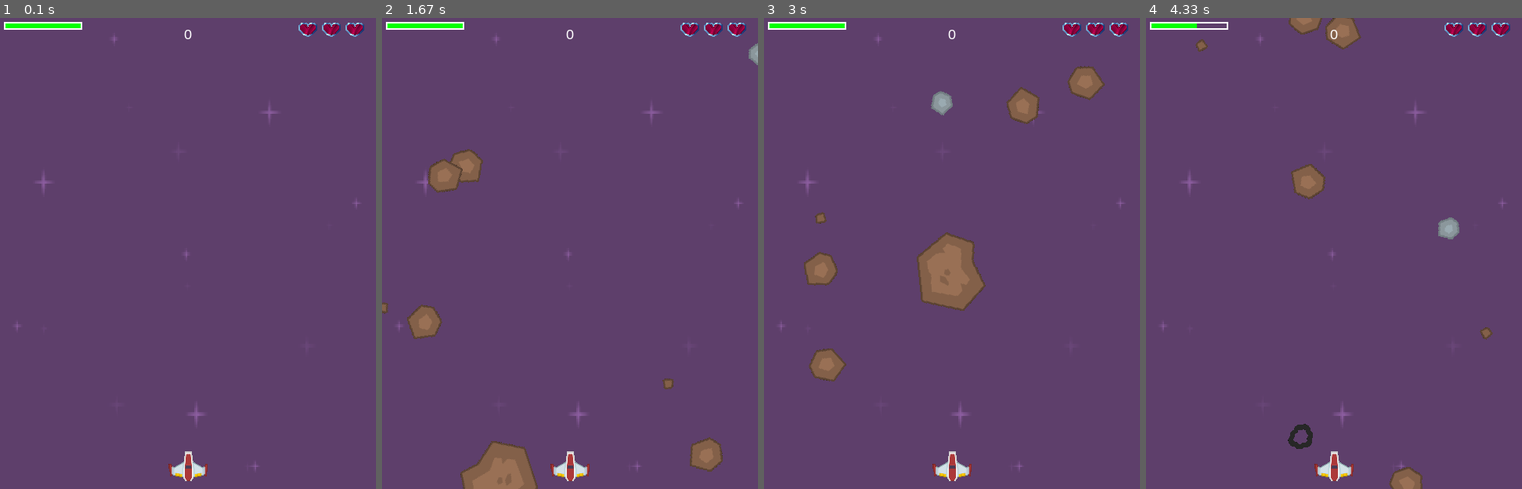
Above: before the commit, frames 1-4 (left to right).
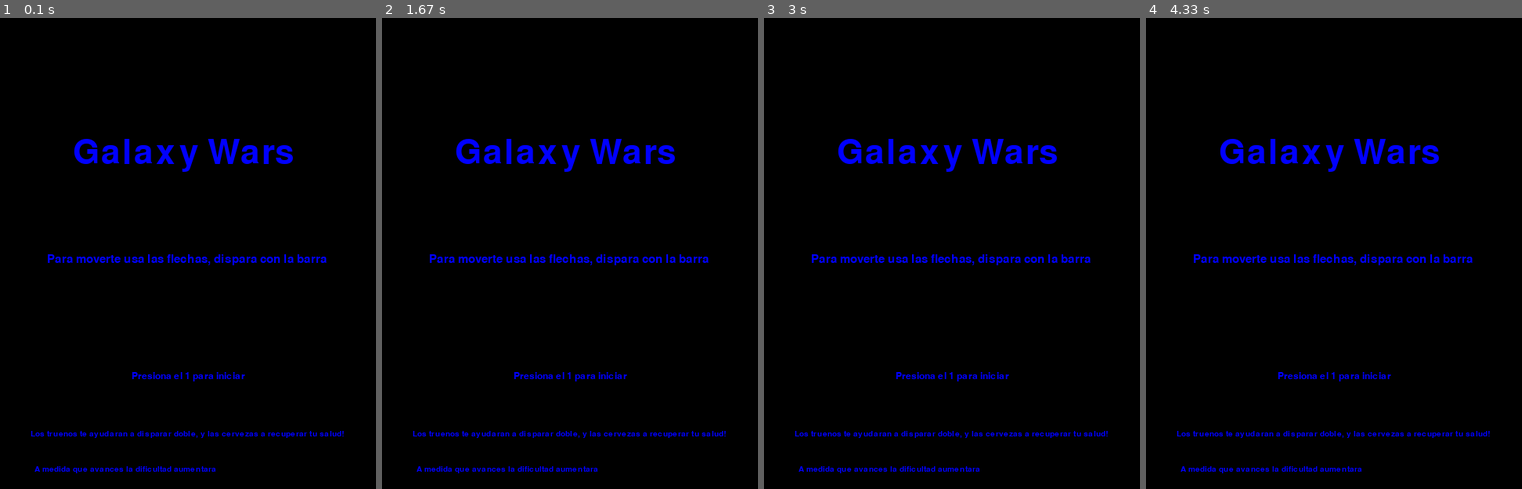
Above: after the commit, the same moments.

Repository: LucioTrucco/Seminario-Lenguajes
Game: pygame game, started from Pygame 2/Shoot.py
Same seed, same stepped clock (60 frames per second), same inputs: the game is played once before the commit and once after it.
Inputs:
- Up to frame 1 (0.1 s): no input
- Up to frame 2 (1.67 s): tap 1 at 0.33 s
- Up to frame 3 (3 s): no input
- Up to frame 4 (4.33 s): no input

The runs differ from the first frame. In frame 1, 100% of the frame differs, in the area x 0-100%, y 0-100%; in frame 2, 100%; in frame 3, 100%; in frame 4, 100%.

Commit message:
Agregado pantalla principal / final y efectos nuevos

Diff:
--- a/Pygame 2/Shoot.py
+++ b/Pygame 2/Shoot.py
@@ -23,15 +23,28 @@
 pygame.init()
 pygame.mixer.init()
 screen = pygame.display.set_mode((WIDTH, HEIGHT))
-pygame.display.set_caption("Shooter")
+pygame.display.set_caption("Galaxy Wars")
 clock = pygame.time.Clock()
 
 
 #Defino mi fuente para el SCORE
-font_name = pygame.font.match_font('Arial')
+font_name = pygame.font.match_font('Algerian')
+font_name2 = pygame.font.match_font ('Brodway')
 def draw_text (surf,text,size,x,y):
+        font = pygame.font.Font(font_name2,size)
+        text_surface = font.render(text, True, WHITE)
+        text_rect = text_surface.get_rect()
+        text_rect.midtop = (x,y)
+        surf.blit  (text_surface, text_rect)
+def draw_text2 (surf,text,size,x,y):
         font = pygame.font.Font(font_name,size)
-        text_surface = font.render(text, True, WHITE)
+        text_surface = font.render(text, True, BLUE)
+        text_rect = text_surface.get_rect()
+        text_rect.midtop = (x,y)
+        surf.blit  (text_surface, text_rect)
+def draw_text3 (surf,text,size,x,y):
+        font = pygame.font.Font(font_name2,size)
+        text_surface = font.render(text, True, BLUE)
         text_rect = text_surface.get_rect()
         text_rect.midtop = (x,y)
         surf.blit  (text_surface, text_rect)
@@ -147,8 +160,8 @@
                 self.radius = int (self.rect.width *0.4)
                 self.rect.x = random.randrange (WIDTH - self.rect.width)
                 self.rect.y = random.randrange (-150, -100)
-                self.speedy = random.randrange (1,8)
-                self.speedx = random.randrange (-3,3)
+                self.speedy = random.randrange (2 + medidor_dif,15 + medidor_dif)
+                self.speedx = random.randrange (-2,2)
                 self.rot = 0
                 self.rot_speed = random.randrange(-8, 8)
                 self.last_update = pygame.time.get_ticks()
@@ -235,10 +248,40 @@
                 self.rectr = self.image.get_rect()
                 self.rect.center = center
 
+ # defino un metodo para la pantalla principal
+def show_screen():
+    if veces_jugado >= 1:
+        screen.blit(background2,background_rect)
+
+    draw_text2(screen, "Galaxy Wars ", 64, WIDTH/2, HEIGHT / 4 )
+    draw_text3(screen, "Para moverte usa las flechas, dispara con la barra ", 22, WIDTH/2, HEIGHT / 2 )
+    draw_text3(screen, "Presiona el 1 para iniciar", 18, WIDTH / 2, HEIGHT * 3 /4)
+    draw_text3(screen, "Los truenos te ayudaran a disparar doble, y las cervezas a recuperar tu salud! ", 15, WIDTH/2, HEIGHT * 3.5/ 4 )
+    draw_text3(screen, "A medida que avances la dificultad aumentara", 15, WIDTH/2 -80, HEIGHT * 3.8/ 4 )
+    if veces_jugado >= 1 :
+        lose_sound.play()
+        draw_text3(screen, "Maximo score: ", 18, WIDTH * 3/ 4, HEIGHT / 8)
+        draw_text3(screen, str(max_score), 18, WIDTH * 3 / 4 + 87, HEIGHT /8)
+
+    pygame.display.flip()
+    esperando_tecla = True
+    while esperando_tecla:
+        clock.tick (FPS)
+        keystate = pygame.key.get_pressed()
+        for event in pygame.event.get():
+            if event.type == pygame.QUIT:
+                pygame.quit()
+            if event.type == pygame.KEYUP :
+                if keystate[pygame.K_1] or keystate[pygame.K_KP1] :
+                    esperando_tecla = False
+                    pygame.mixer.music.play(-1)
+
 
 # Cargo los graficos del juego
 background = pygame.image.load(path.join(img_dir,"purple.png")).convert()
 background = pygame.transform.scale(background, (WIDTH, HEIGHT))
+background2 = pygame.image.load(path.join(img_dir, "background_2.jpg")).convert()
+background2 = pygame.transform.scale(background2, (WIDTH, HEIGHT))
 background_rect = background.get_rect()
 player_img = pygame.image.load(path.join(img_dir, "playerShip1_red.png")).convert()
 bullet_img = pygame.image.load(path.join(img_dir, "laserRed16.png")).convert()
@@ -275,6 +318,7 @@
 # Cargo los sonidos del juego
 shoot_sound = pygame.mixer.Sound(path.join(snd_dir, 'Disparo_copado.wav'))
 explosion_sound = pygame.mixer.Sound(path.join(snd_dir, 'Explosion_copada.wav'))
+lose_sound = pygame.mixer.Sound(path.join(snd_dir, 'Lose.wav'))
 muerte_sound = pygame.mixer.Sound(path.join(snd_dir, 'Muerte.wav'))
 shield_sound = pygame.mixer.Sound (path.join(snd_dir, 'Power1.wav'))
 power_sound = pygame.mixer.Sound (path.join(snd_dir, 'Power2.wav'))
@@ -283,25 +327,34 @@
 
 
 
-all_sprites = pygame.sprite.Group()
-mobs = pygame.sprite.Group()
-bullets = pygame.sprite.Group()
-powerups = pygame.sprite.Group()
-player = Player()
-all_sprites.add(player)
-
-for i in range (8):
-        newmob()
-score = 0
+
 
 pygame.mixer.music.play(-1)
 contador_muertes = 0
+veces_jugado = 0
+max_score = 0
+medidor_dif = 0
 # Loop de juego
 running = True
+game_over = True
 while running:
+    if game_over:
+        show_screen()
+        game_over = False
+        all_sprites = pygame.sprite.Group()
+        mobs = pygame.sprite.Group()
+        bullets = pygame.sprite.Group()
+        powerups = pygame.sprite.Group()
+        player = Player()
+        all_sprites.add(player)
+
+        for i in range (8):
+                newmob()
+        score = 0
+
     # Mantengo el juego a una velocidad
     clock.tick(FPS)
-    # Process input (events)
+    # Creo un evento para que cuando toque la cruz cierre el juego
     for event in pygame.event.get():
         # check for closing window
         if event.type == pygame.QUIT:
@@ -312,6 +365,9 @@
     # Ver si la bala rompe el meteorito
     hits = pygame.sprite.groupcollide(mobs,bullets, True, True)
     for hit in hits:
+        if score >= medidor_dif * 500:
+            medidor_dif += 1
+            newmob()
         score += 50 - hit.radius
         explosion_sound.play()
         expl = Explosion(hit.rect.center, 'lg')
@@ -352,7 +408,12 @@
 
 
     if player.lives == 0 and not death_explosion.alive() :
-        running =  False
+        game_over = True
+        pygame.mixer.music.stop()
+        lose_sound.play()
+        veces_jugado = 1
+        if score >= max_score:
+            max_score = score
     # Draw / render
     screen.fill(BLACK)
     screen.blit(background,background_rect)
Binary file added: Pygame 2/img/background_2.jpg
Not shown, added: Pygame 2/Sound/Lose.wav
